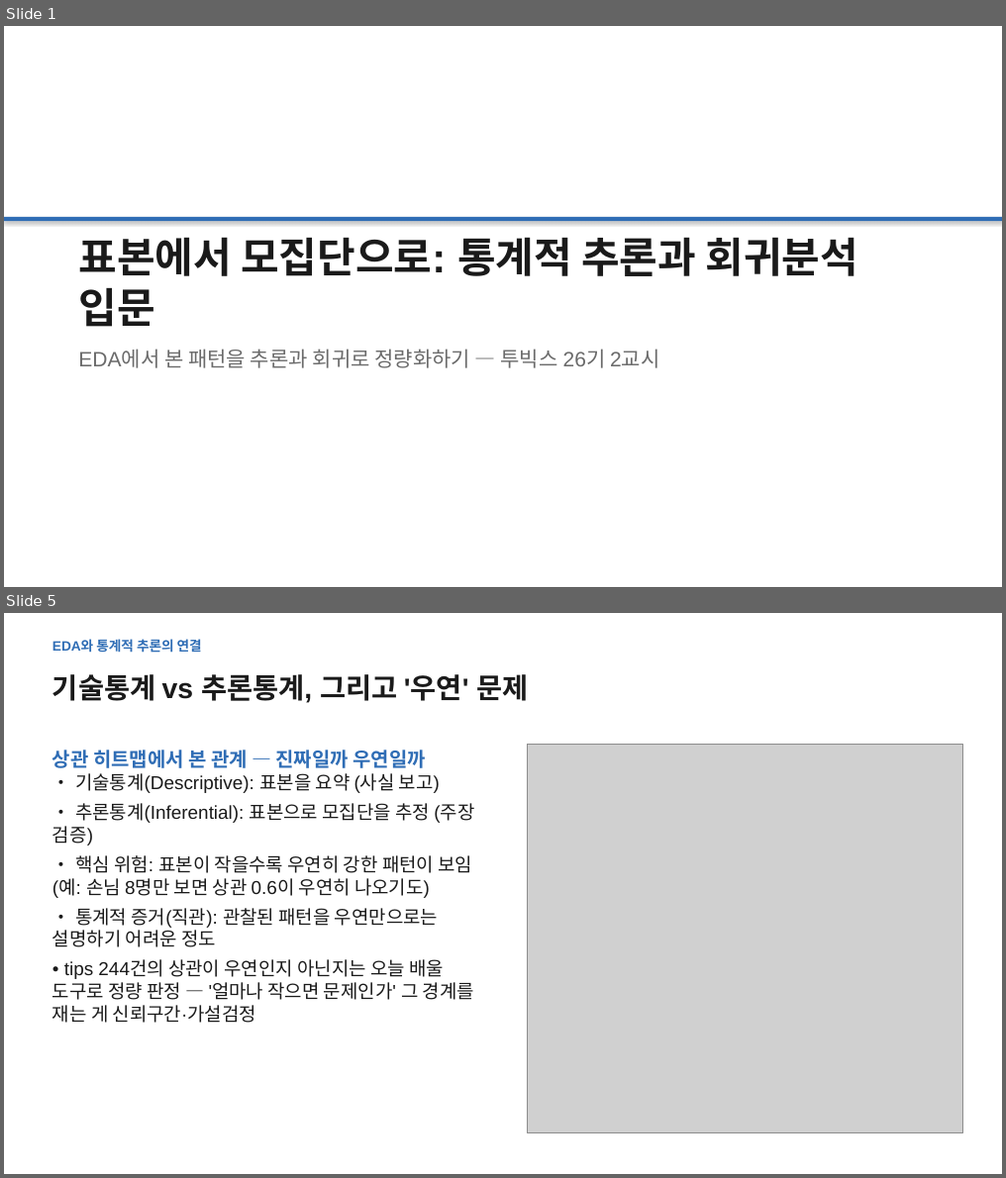
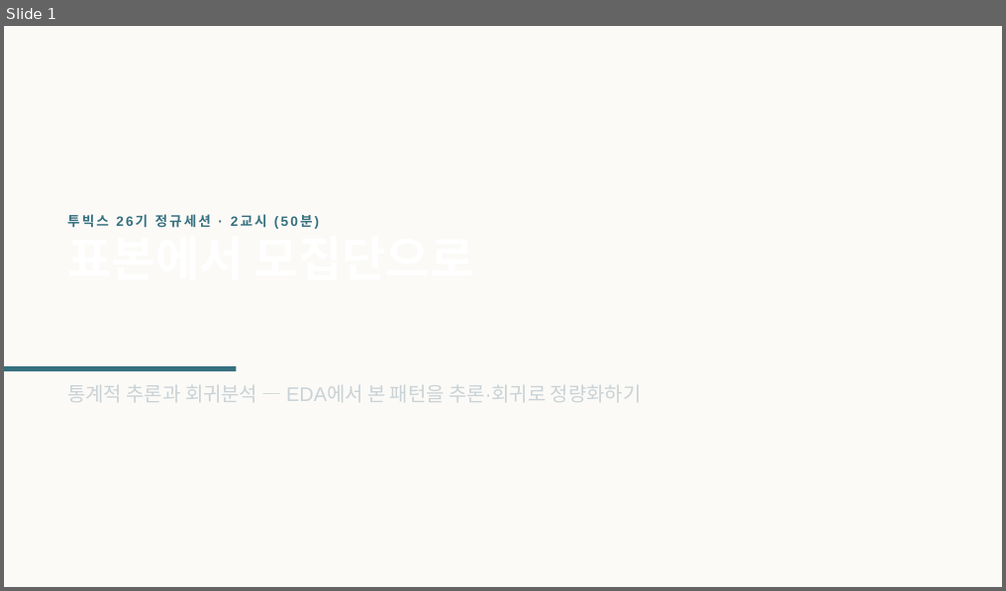
Before and after one commit to Feellived/tobigs-26th-stat-inference-regression, a slide deck: lecture/발표자료_통계적추론과회귀분석.pptx. Shown one above the other, each under a label of ours: slides 1 and 5 before the commit, slide 1 after it; the slides between them are not shown. The pictures are 1006x1178 and 1006x591 pixels, drawn with LibreOffice and Linux fonts; fonts in the diff are those of the drawing; grey boxes stand for pictures. Boxes give left, top, right and bottom in pixels: in the first picture for what was removed or moved away, otherwise in the second. Text is boxed around its words. In the diff, an @@ line names an element or a change of style, - is before the commit and + after.

Commit message:
발표자료 대개조(AI 티 제거) + 과제 t검정 서술 정정
- lecture: 제목+불릿 획일 구조 → 10종 레이아웃(statement/compare/figure/callout/stat/steps) 리디자인.
  웹 리서치 기반 디자인 시스템(웜 오프화이트·딥틸·clay, 타이포 위계, 섹션 디바이더·footer).
  발표자료_리디자인_노트.md(AI 티 체크리스트 14개 + 참고자료 31개) 추가.
- assignment: time t검정 서술 정정 — "환경/버전에 따라 결론이 갈린다"(오류·결정적 검정)를
  "Welch vs 등분산 가정(Student)에 따라 갈린다"로 수정, 모범답안과 일치. 헤더 표기 통일.
- 모범답안 재실행 검증(19/19), 덱 렌더 검증 완료.

```diff
--- a/lecture/발표자료_통계적추론과회귀분석.pptx
+++ b/lecture/발표자료_통계적추론과회귀분석.pptx
@@ slide 5 removed at <box>4,613,1002,1174</box>, background #FFFFFF @@
@@ text removed at <box>53,639,202,653</box> @@
-EDA와 통계적 추론의 연결
@@ text removed at <box>53,674,528,703</box> @@
-기술통계 vs 추론통계, 그리고 '우연' 문제
@@ text removed at <box>53,750,474,1023</box> @@
-상관 히트맵에서 본 관계 — 진짜일까 우연일까
-• 기술통계(Descriptive): 표본을 요약 (사실 보고)
-• 추론통계(Inferential): 표본으로 모집단을 추정 (주장 검증)
-• 핵심 위험: 표본이 작을수록 우연히 강한 패턴이 보임 (예: 손님 8명만 보면 상관 0.6이 우연히 나오기도)
-• 통계적 증거(직관): 관찰된 패턴을 우연만으로는 설명하기 어려운 정도
-• tips 244건의 상관이 우연인지 아닌지는 오늘 배울 도구로 정량 판정 — '얼마나 작으면 문제인가' 그 경계를 재는 게 신뢰구간·가설검정
@@ picture removed at <box>528,744,963,1134</box> @@
@@ slide 1 changed as well @@
@@ rectangle: place and size @@
-rectangle at <box>4,217,1002,221</box>
+rectangle at <box>4,26,1002,587</box>
@@ rectangle at <box>4,26,1002,587</box>: fill #2F6DB5 to #FBFAF7; shadow off @@
@@ text added at <box>67,214,474,291</box>, 13 pt, text #35707F, bold @@
+투빅스 26기 정규세션 · 2교시 (50분)
+표본에서 모집단으로
@@ rectangle added at <box>4,367,236,372</box>, fill #35707F @@
@@ text at <box>67,385,642,402</box>: text changed; size 20 to 19 pt; text colour #6B6B6B to #C9D2D6 @@
-표본에서 모집단으로: 통계적 추론과 회귀분석 입문
-EDA에서 본 패턴을 추론과 회귀로 정량화하기 — 투빅스 26기 2교시
+통계적 추론과 회귀분석 — EDA에서 본 패턴을 추론·회귀로 정량화하기
```
Also in this commit, not shown: 24 other slides changed, 20 slides added, 13 other slides removed, 4 other files.
